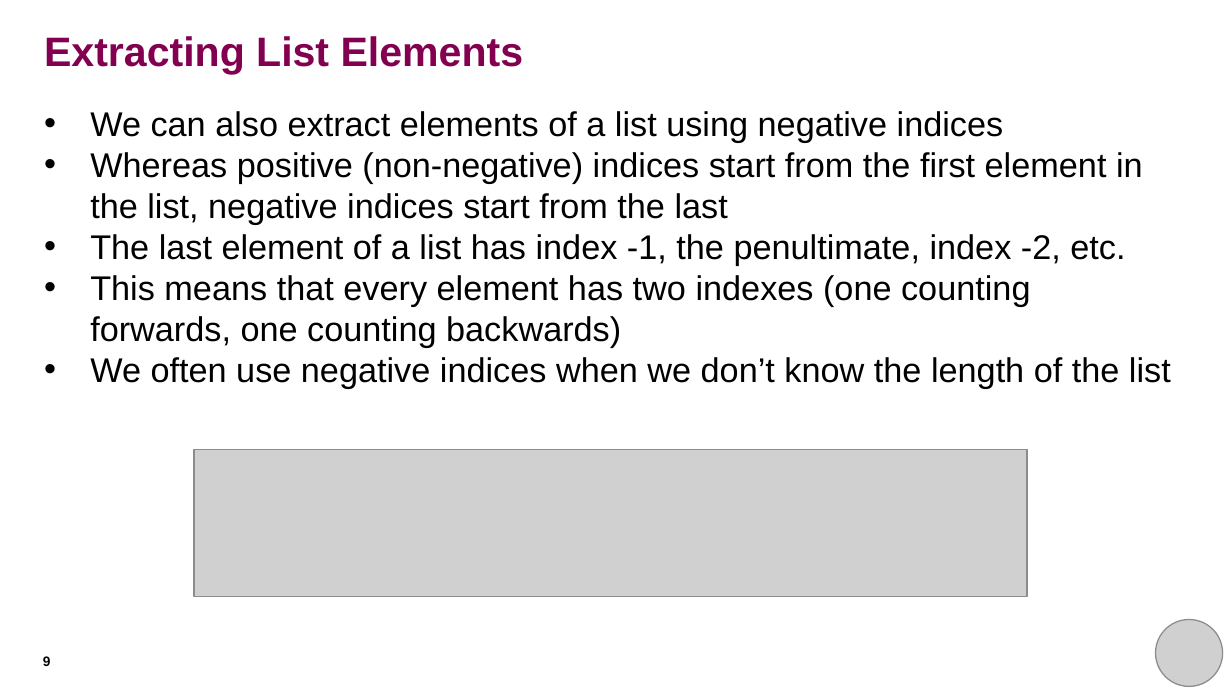
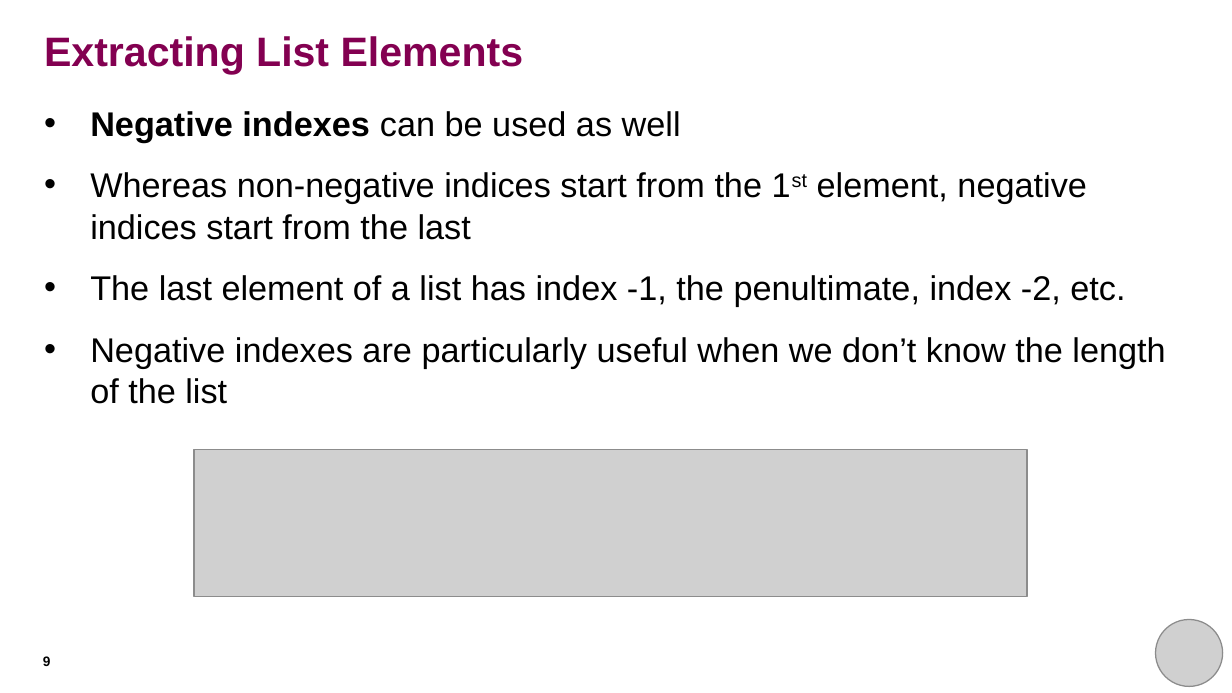
Before and after one commit to rkhetani/beginners-python, a slide deck: slide 9 of session_four/session_four_presentation.pptx. Drawn at 1232x693 pixels with LibreOffice and Linux fonts; fonts in the diff are those of the drawing; grey boxes stand for pictures. Boxes give left, top, right and bottom in pixels: in the first picture for what was removed or moved away, otherwise in the second. Text is boxed around its words. In the diff, an @@ line names an element or a change of style, - is before the commit and + after.

Commit message:
Updated session 4 slides
- updated text of most slides to make it more concise
- increased line spacing
- highlighted key concepts with bold characters
- highlighted puzzle slides with a different background

```diff
--- a/session_four/session_four_presentation.pptx
+++ b/session_four/session_four_presentation.pptx
@@ text at (90,111,1086,240): text changed @@
-• We can also extract elements of a list using negative indices
-• Whereas positive (non-negative) indices start from the first element in the list, negative indices start from the last
+• Negative indexes can be used as well
+• Whereas non-negative indices start from the 1st element, negative indices start from the last
@@ text at (90,275,1125,307): more space between paragraphs @@
@@ text at (90,337,1165,404): text changed @@
-• This means that every element has two indexes (one counting forwards, one counting backwards)
-• We often use negative indices when we don’t know the length of the list
+• Negative indexes are particularly useful when we don’t know the length of the list
```
Also in this commit, not shown: 18 other slides changed.
